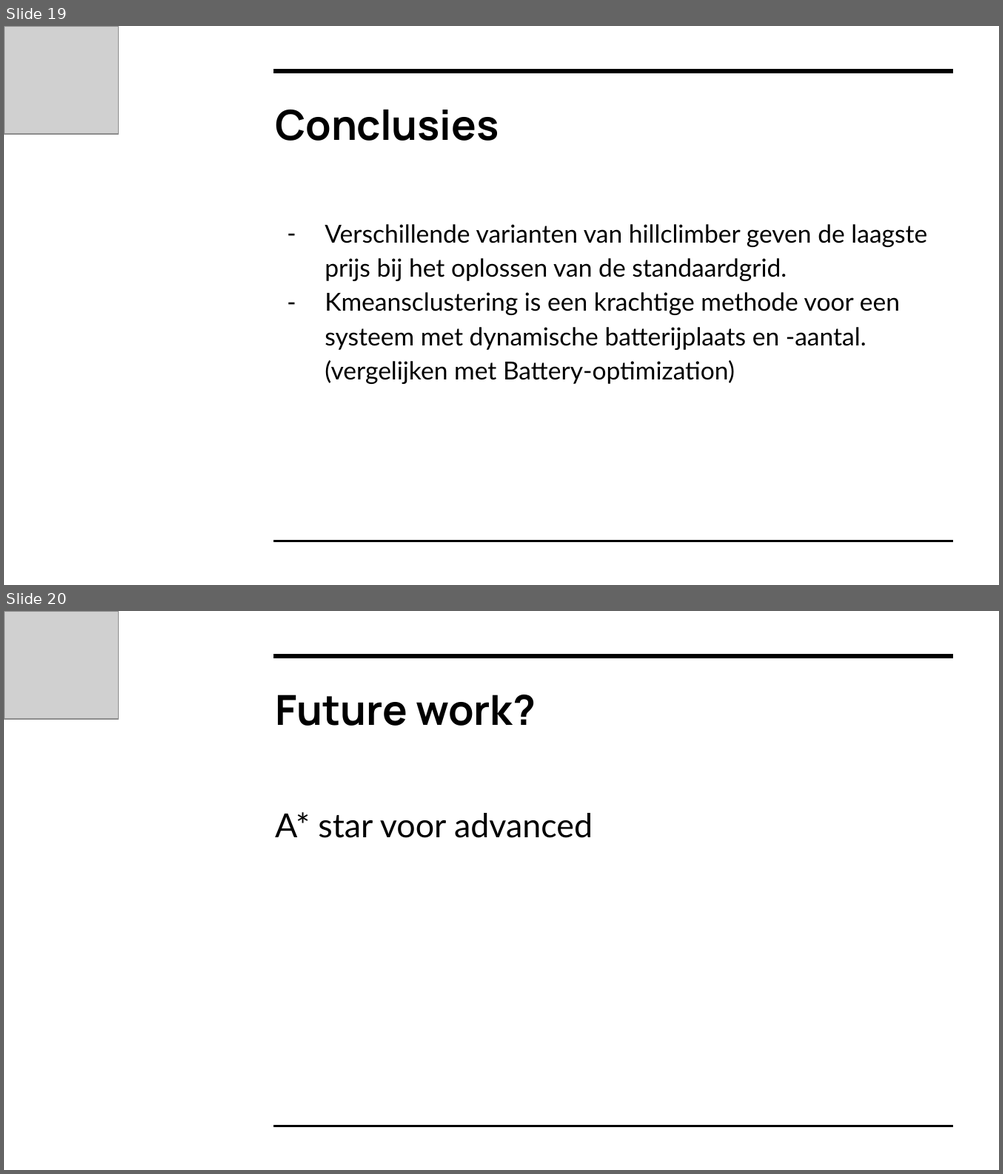
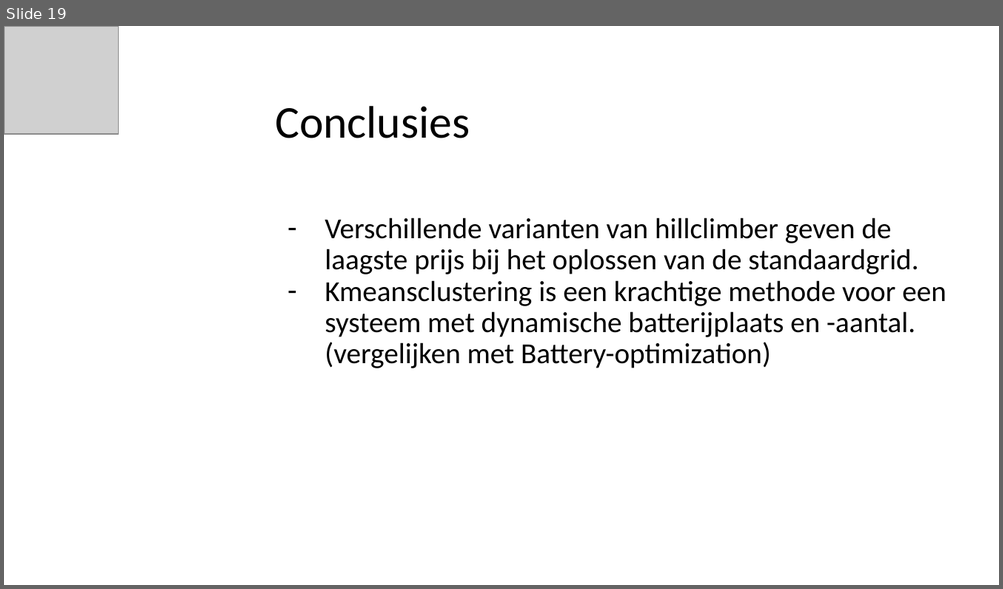
Before and after one commit to yoghurthoek/sunny_storage, a slide deck: Presentations/Presentatie 6 vrijdag 24 mei (eindpresentatie).pptx. Shown one above the other, each under a label of ours: slides 19 and 20 before the commit, slide 19 after it. The pictures are 1003x1174 and 1003x589 pixels, drawn with LibreOffice and Linux fonts; fonts in the diff are those of the drawing; grey boxes stand for pictures. Boxes give left, top, right and bottom in pixels: in the first picture for what was removed or moved away, otherwise in the second. Text is boxed around its words. In the diff, an @@ line names an element or a change of style, - is before the commit and + after.

Commit message:
presentation style

```diff
--- a/Presentations/Presentatie 6 vrijdag 24 mei (eindpresentatie).pptx
+++ b/Presentations/Presentatie 6 vrijdag 24 mei (eindpresentatie).pptx
@@ slide 20 removed at (4, 611, 999, 1170), background #FFFFFF; not listed: 2 template elements that a slide beside it also shows @@
@@ picture removed at (4, 611, 119, 719) @@
@@ title removed at (275, 695, 535, 726) @@
-Future work?
@@ text removed at (275, 812, 592, 838) @@
-A* star voor advanced
@@ slide 19 changed as well @@
@@ title "Conclusies" at (275, 106, 469, 138): size 30 to 33 pt, font Manrope to Calibri, bold off; line spacing 1 to 0.9 @@
@@ line removed from (273, 70) to (953, 70) @@
@@ text "Verschillende varianten van hillclimber geven ..." at (324, 218, 946, 369): size 18 to 21 pt, font Lato to Calibri; line spacing 1.15 to 0.9 @@
@@ line removed from (273, 541) to (953, 541) @@
```
Also in this commit, not shown: 18 other slides changed.
